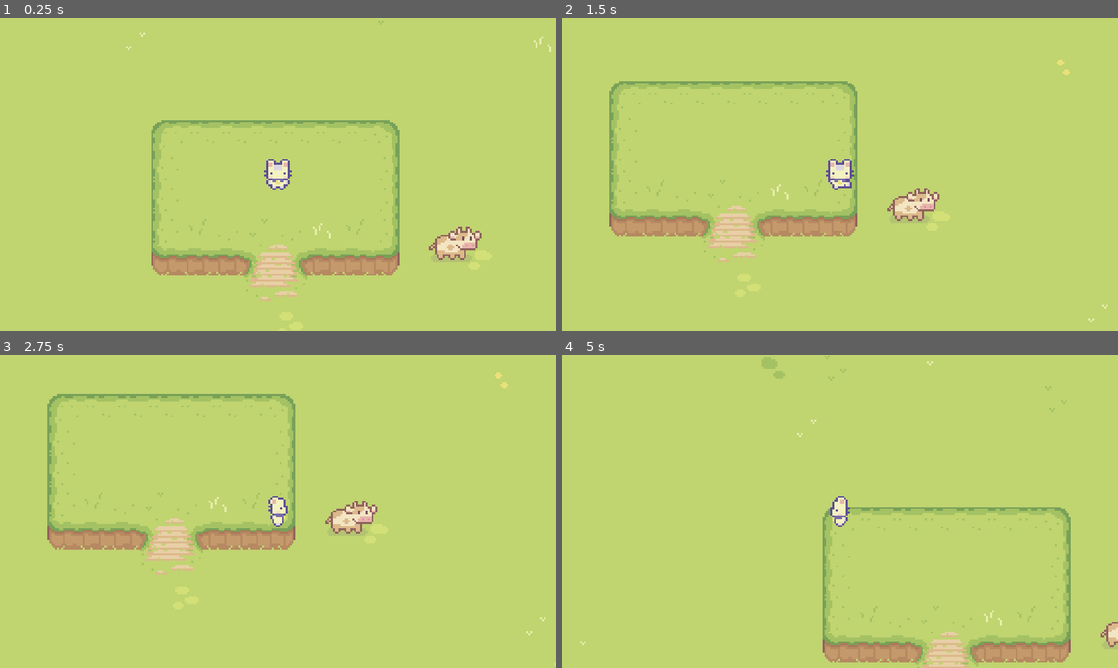
Above: before the commit, frames 1-4 (two rows, left to right).
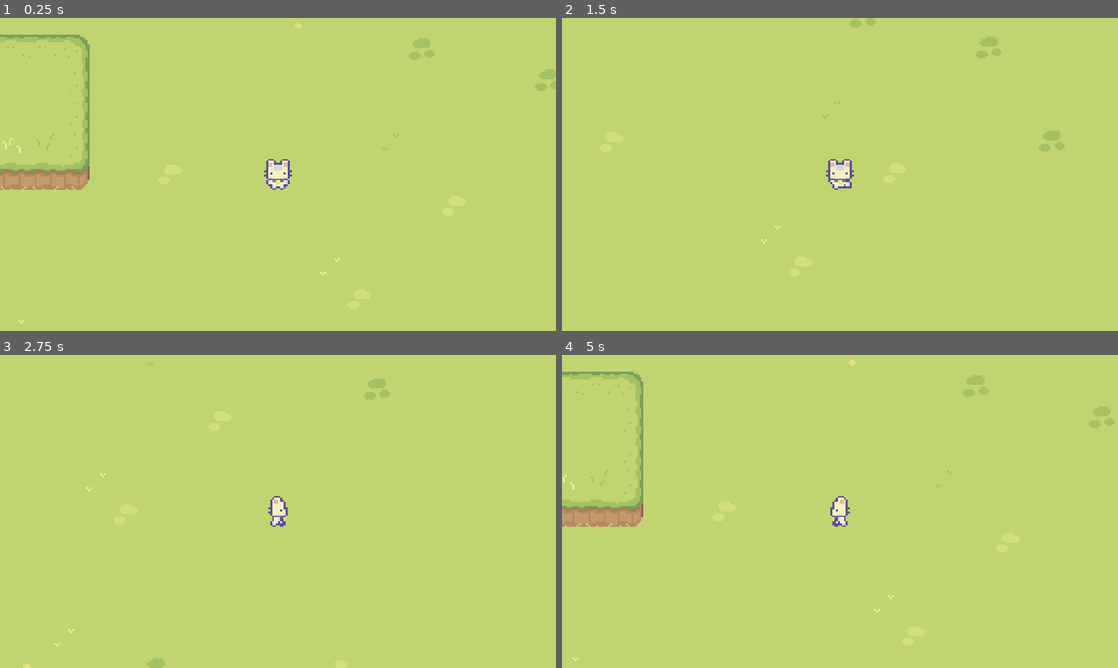
Above: after the commit, the same moments.

Repository: ban43/MinerCatGame
Game: Godot game, scene res://Levels/game_level.tscn
Same seed, same stepped clock (60 frames per second), same inputs: the game is played once before the commit and once after it.
Inputs:
- Up to frame 1 (0.25 s): no input
- Up to frame 2 (1.5 s): hold D (right) 0.53-1.28 s; hold S (down) from 1.28 s (still down)
- Up to frame 3 (2.75 s): release S (down) at 2.03 s; hold D (right) from 2.03 s (still down)
- Up to frame 4 (5 s): release D (right) at 2.78 s; hold W (up) 2.78-3.53 s; hold A (left) from 3.53 s (still down)

The runs differ from the first frame. In frame 1, 9.2% of the frame differs, in the area x 0-100%, y 0-98%; in frame 2, 7.0%; in frame 3, 7.1%; in frame 4, 8.5%.
Error after the commit: Parse Error: Expected indented block after function declaration. (res://Levels/game_level_script.gd:5)

Commit message:
cow animation

Diff:
--- a/Characters/player_cat.gd
+++ b/Characters/player_cat.gd
@@ -1,6 +1,6 @@
 extends CharacterBody2D
 
-@export var move_speed : float = 100
+@export var move_speed : float = 5000
 @export var starting_direction : Vector2 = Vector2(0,1)
 
 @onready var animation_tree = $AnimationTree
@@ -10,7 +10,7 @@
 func _ready():
 	animation_tree.set("parameters/idle/blend_position", starting_direction)
 
-func _physics_process(_delta):
+func _physics_process(delta):
 	var input_direction = Vector2(
 		Input.get_action_strength("right") - Input.get_action_strength("left"),
 		Input.get_action_strength("down") - Input.get_action_strength("up")
@@ -18,7 +18,7 @@
 
 	update_animation_parameters(input_direction)
 
-	velocity = input_direction * move_speed
+	velocity = input_direction * move_speed * delta
 
 	move_and_slide()
 	pick_new_state()
--- a/Characters/player_cat.tscn
+++ b/Characters/player_cat.tscn
@@ -3,8 +3,8 @@
 [ext_resource type="Texture2D" uid="uid://b35geccvw4fy1" path="res://Art/Sprout Lands - Sprites - Basic pack/Characters/Basic Charakter Spritesheet.png" id="1_1nsmd"]
 [ext_resource type="Script" path="res://Characters/player_cat.gd" id="1_unxbh"]
 
-[sub_resource type="RectangleShape2D" id="RectangleShape2D_at62l"]
-size = Vector2(12, 6.25)
+[sub_resource type="CircleShape2D" id="CircleShape2D_l2sga"]
+radius = 2.0
 
 [sub_resource type="Animation" id="Animation_sfnwy"]
 length = 0.001
@@ -241,8 +241,10 @@
 advance_mode = 2
 
 [sub_resource type="AnimationNodeStateMachineTransition" id="AnimationNodeStateMachineTransition_x8qc7"]
+reset = false
 
 [sub_resource type="AnimationNodeStateMachineTransition" id="AnimationNodeStateMachineTransition_ommfv"]
+reset = false
 
 [sub_resource type="AnimationNodeStateMachine" id="AnimationNodeStateMachine_b41ka"]
 states/End/position = Vector2(945, 132)
@@ -250,7 +252,7 @@
 states/idle/node = SubResource("AnimationNodeBlendSpace2D_d15nj")
 states/idle/position = Vector2(446, 100)
 states/walk/node = SubResource("AnimationNodeBlendSpace2D_pvv8v")
-states/walk/position = Vector2(643, 100)
+states/walk/position = Vector2(644, 100)
 transitions = ["Start", "idle", SubResource("AnimationNodeStateMachineTransition_n2ram"), "idle", "walk", SubResource("AnimationNodeStateMachineTransition_x8qc7"), "walk", "idle", SubResource("AnimationNodeStateMachineTransition_ommfv")]
 graph_offset = Vector2(-163, -36)
 
@@ -263,8 +265,9 @@
 vframes = 4
 
 [node name="CollisionShape2D" type="CollisionShape2D" parent="."]
-position = Vector2(0, 4.875)
-shape = SubResource("RectangleShape2D_at62l")
+position = Vector2(0, 4)
+scale = Vector2(-2.44829, -2.16833)
+shape = SubResource("CircleShape2D_l2sga")
 
 [node name="AnimationPlayer" type="AnimationPlayer" parent="."]
 libraries = {
@@ -274,6 +277,5 @@
 [node name="AnimationTree" type="AnimationTree" parent="."]
 tree_root = SubResource("AnimationNodeStateMachine_b41ka")
 anim_player = NodePath("../AnimationPlayer")
-active = true
 parameters/idle/blend_position = Vector2(-0.0144, 0.631148)
 parameters/walk/blend_position = Vector2(-0.2528, 0.414754)
--- a/Levels/game_level.tscn
+++ b/Levels/game_level.tscn
@@ -1,6 +1,7 @@
-[gd_scene load_steps=8 format=3 uid="uid://b73ekunu23x13"]
+[gd_scene load_steps=9 format=3 uid="uid://b73ekunu23x13"]
 
 [ext_resource type="PackedScene" uid="uid://c4gwcbfvrjsr1" path="res://Characters/player_cat.tscn" id="1_e6k3v"]
+[ext_resource type="Script" path="res://Levels/game_level_script.gd" id="1_uirju"]
 [ext_resource type="Texture2D" uid="uid://cdncnio4dney0" path="res://Art/Sprout Lands - Sprites - Basic pack/Tilesets/Hills.png" id="2_r07q2"]
 [ext_resource type="Texture2D" uid="uid://dnc58sw8x4egx" path="res://Art/Sprout Lands - Sprites - Basic pack/Tilesets/Grass.png" id="3_cfdao"]
 [ext_resource type="PackedScene" uid="uid://c3yefiotblov1" path="res://NPC/COW.tscn" id="4_1sw4b"]
@@ -67,11 +68,11 @@
 4:2/0 = 0
 4:2/0/physics_layer_0/linear_velocity = Vector2(0, 0)
 4:2/0/physics_layer_0/angular_velocity = 0.0
-4:2/0/physics_layer_0/polygon_0/points = PackedVector2Array(-8, -4, -5, -4, -5, 8, -8, 8)
+4:2/0/physics_layer_0/polygon_0/points = PackedVector2Array(-8, -3.5, -5, -3, -5, 8, -8, 8)
 5:2/0 = 0
 5:2/0/physics_layer_0/linear_velocity = Vector2(0, 0)
 5:2/0/physics_layer_0/angular_velocity = 0.0
-5:2/0/physics_layer_0/polygon_0/points = PackedVector2Array(8, -4, 5, -4, 5, 8, 8, 8)
+5:2/0/physics_layer_0/polygon_0/points = PackedVector2Array(8, -3.5, 5, -3, 5, 8, 8, 8)
 0:3/0 = 0
 0:3/0/physics_layer_0/linear_velocity = Vector2(0, 0)
 0:3/0/physics_layer_0/angular_velocity = 0.0
@@ -108,11 +109,11 @@
 4:4/0 = 0
 4:4/0/physics_layer_0/linear_velocity = Vector2(0, 0)
 4:4/0/physics_layer_0/angular_velocity = 0.0
-4:4/0/physics_layer_0/polygon_0/points = PackedVector2Array(-2.82756, 8, -2.92677, -2.08346, -8, -1.98425, -8, 8)
+4:4/0/physics_layer_0/polygon_0/points = PackedVector2Array(-8, -3.5, -6, -1.5, -5, 0, -5, 4, -7, 8, -8, 8)
 5:4/0 = 0
 5:4/0/physics_layer_0/linear_velocity = Vector2(0, 0)
 5:4/0/physics_layer_0/angular_velocity = 0.0
-5:4/0/physics_layer_0/polygon_0/points = PackedVector2Array(2.82756, 8, 2.92677, -2.08346, 8, -1.98425, 8, 8)
+5:4/0/physics_layer_0/polygon_0/points = PackedVector2Array(8, -3.5, 6, -1.5, 5, 0, 5, 4, 7, 8, 8, 8)
 0:5/0 = 0
 0:5/0/physics_layer_0/linear_velocity = Vector2(0, 0)
 0:5/0/physics_layer_0/angular_velocity = 0.0
@@ -357,9 +358,10 @@
 
 [node name="Game Level" type="Node2D"]
 y_sort_enabled = true
+script = ExtResource("1_uirju")
 
 [node name="PlayerCat" parent="." instance=ExtResource("1_e6k3v")]
-position = Vector2(99, -20)
+position = Vector2(259, 24)
 
 [node name="RemoteTransform2D" type="RemoteTransform2D" parent="PlayerCat"]
 remote_path = NodePath("../../Camera2D")
@@ -387,7 +389,6 @@
 layer_2/tile_data = PackedInt32Array(65541, 262144, 4, 131077, 262144, 5, 65542, 327680, 4, 131078, 327680, 5, 65543, 1 …(4939 unchanged characters)…
 
 [node name="Camera2D" type="Camera2D" parent="."]
-position = Vector2(99, -20)
+position = Vector2(259, 24)
 
 [node name="COW" parent="." instance=ExtResource("4_1sw4b")]
-position = Vector2(190, 11)
--- /dev/null
+++ b/Levels/game_level_script.gd
@@ -0,0 +1,8 @@
+extends Node2D
+
+@onready var cow_script = $COW
+
+func _ready():
+
+
+func _process(_delta):
--- a/NPC/COW.tscn
+++ b/NPC/COW.tscn
@@ -1,6 +1,7 @@
-[gd_scene load_steps=7 format=3 uid="uid://c3yefiotblov1"]
+[gd_scene load_steps=14 format=3 uid="uid://c3yefiotblov1"]
 
 [ext_resource type="Texture2D" uid="uid://1r1p77yg1yjr" path="res://Art/Sprout Lands - Sprites - Basic pack/Characters/Free Cow Sprites.png" id="1_j40b3"]
+[ext_resource type="Script" path="res://NPC/COW_script.gd" id="1_ty0bf"]
 
 [sub_resource type="RectangleShape2D" id="RectangleShape2D_7lakd"]
 size = Vector2(18, 8)
@@ -24,7 +25,7 @@
 
 [sub_resource type="Animation" id="Animation_wx2nh"]
 resource_name = "Cow_Walk"
-length = 0.4
+length = 0.8
 loop_mode = 1
 tracks/0/type = "value"
 tracks/0/imported = false
@@ -33,7 +34,7 @@
 tracks/0/interp = 1
 tracks/0/loop_wrap = true
 tracks/0/keys = {
-"times": PackedFloat32Array(0, 0.2),
+"times": PackedFloat32Array(0, 0.4),
 "transitions": PackedFloat32Array(1, 1),
 "update": 1,
 "values": [4, 3]
@@ -61,7 +62,31 @@
 "RESET": SubResource("Animation_yo2yr")
 }
 
+[sub_resource type="AnimationNodeAnimation" id="AnimationNodeAnimation_eu5bb"]
+animation = &"Cow_Idle"
+
+[sub_resource type="AnimationNodeAnimation" id="AnimationNodeAnimation_yiics"]
+animation = &"Cow_Walk"
+
+[sub_resource type="AnimationNodeStateMachineTransition" id="AnimationNodeStateMachineTransition_hyhag"]
+advance_mode = 2
+
+[sub_resource type="AnimationNodeStateMachineTransition" id="AnimationNodeStateMachineTransition_uym4f"]
+reset = false
+
+[sub_resource type="AnimationNodeStateMachineTransition" id="AnimationNodeStateMachineTransition_3erqt"]
+reset = false
+
+[sub_resource type="AnimationNodeStateMachine" id="AnimationNodeStateMachine_80vvp"]
+states/Cow_Idle/node = SubResource("AnimationNodeAnimation_eu5bb")
+states/Cow_Idle/position = Vector2(373, 96)
+states/Cow_Walk/node = SubResource("AnimationNodeAnimation_yiics")
+states/Cow_Walk/position = Vector2(554, 96)
+states/Start/position = Vector2(235, 96)
+transitions = ["Start", "Cow_Idle", SubResource("AnimationNodeStateMachineTransition_hyhag"), "Cow_Idle", "Cow_Walk", SubResource("AnimationNodeStateMachineTransition_uym4f"), "Cow_Walk", "Cow_Idle", SubResource("AnimationNodeStateMachineTransition_3erqt")]
+
 [node name="COW" type="CharacterBody2D"]
+script = ExtResource("1_ty0bf")
 
 [node name="Sprite2D" type="Sprite2D" parent="."]
 texture = ExtResource("1_j40b3")
@@ -78,4 +103,6 @@
 }
 
 [node name="AnimationTree" type="AnimationTree" parent="."]
+tree_root = SubResource("AnimationNodeStateMachine_80vvp")
 anim_player = NodePath("../AnimationPlayer")
+active = true
--- /dev/null
+++ b/NPC/COW_script.gd
@@ -0,0 +1,15 @@
+extends CharacterBody2D
+
+var pos: Vector2 = Vector2.ZERO
+
+var test_scale: int = 1
+
+func _ready():
+	test_scale += 1
+	scale.x = test_scale
+	scale.y = test_scale
+
+func _process(_delta):
+#	test_scale += 0.1
+#	scale.x = test_scale
+#	scale.y = test_scale
